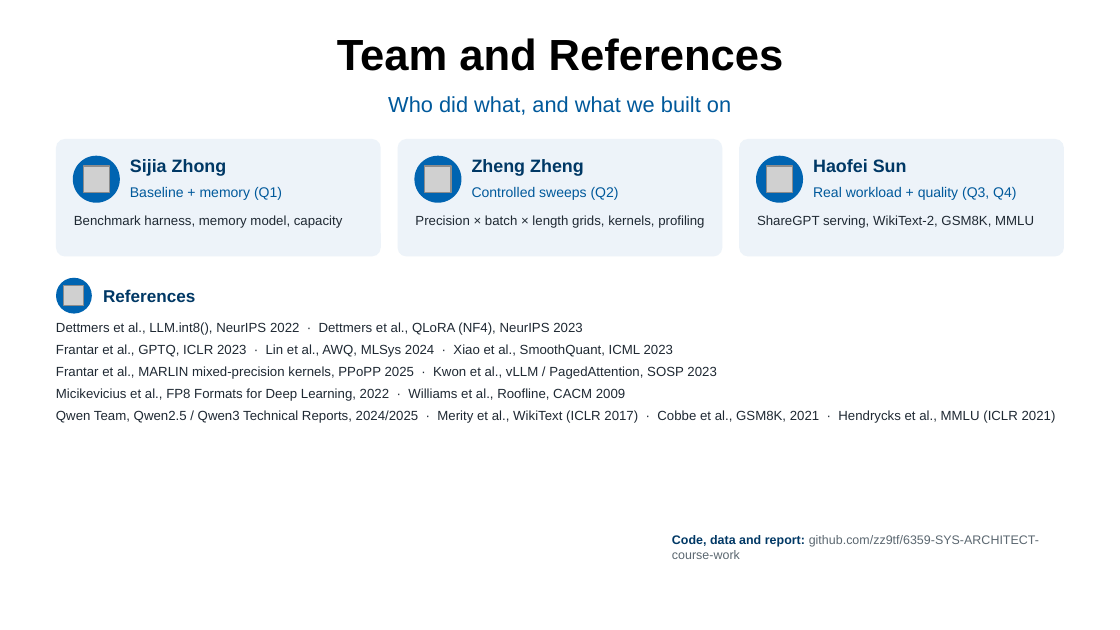
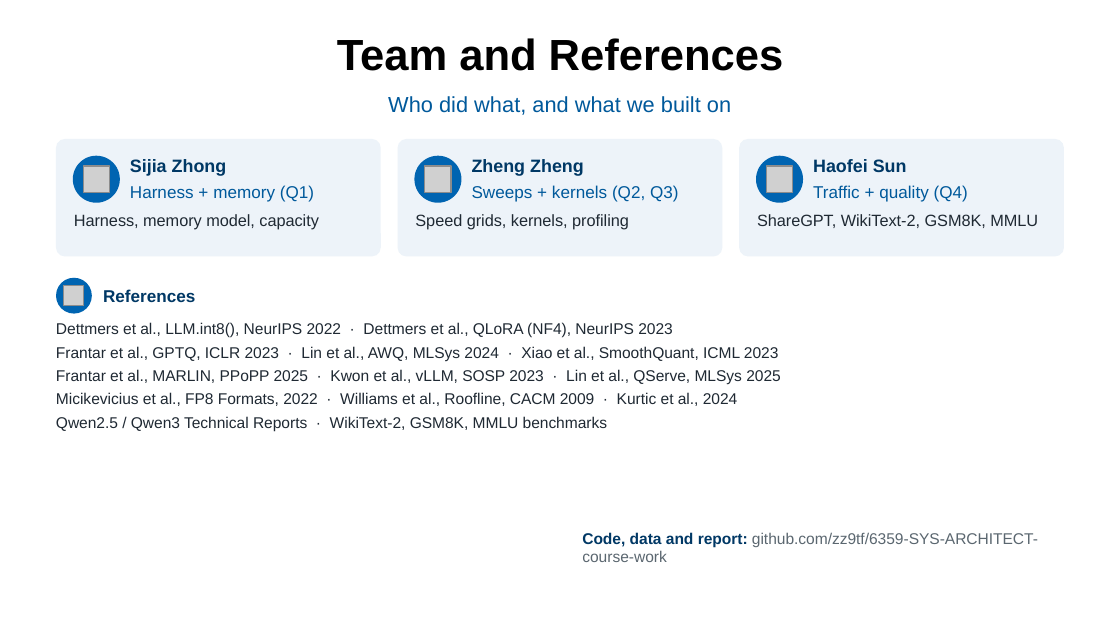
Before and after one commit to zz9tf/6359-SYS-ARCHITECT-course-work, a slide deck: slide 12 of final_project/slides/final_presentation.pptx. Drawn at 1120x630 pixels with LibreOffice and Linux fonts; fonts in the diff are those of the drawing; grey boxes stand for pictures; background and template pictures are left out. Boxes give left, top, right and bottom in pixels: in the first picture for what was removed or moved away, otherwise in the second. Text is boxed around its words. In the diff, an @@ line names an element or a change of style, - is before the commit and + after.

```diff
--- a/final_project/slides/final_presentation.pptx
+++ b/final_project/slides/final_presentation.pptx
@@ text at (130,185,314,202): text changed; size 9 to 11 pt @@
-Baseline + memory (Q1)
+Harness + memory (Q1)
@@ text at (472,185,679,202): text changed; size 9 to 11 pt @@
-Controlled sweeps (Q2)
+Sweeps + kernels (Q2, Q3)
@@ text at (813,185,968,202): text changed; size 9 to 11 pt @@
-Real workload + quality (Q3, Q4)
+Traffic + quality (Q4)
@@ text at (74,214,319,230): text changed; size 8.5 to 10.5 pt @@
-Benchmark harness, memory model, capacity
+Harness, memory model, capacity
@@ text at (415,214,629,230): text changed; size 8.5 to 10.5 pt @@
-Precision × batch × length grids, kernels, profiling
+Speed grids, kernels, profiling
@@ text at (757,214,1038,228): text changed; size 8.5 to 10.5 pt @@
-ShareGPT serving, WikiText-2, GSM8K, MMLU
+ShareGPT, WikiText-2, GSM8K, MMLU
@@ text at (56,322,779,361): size 8.5 to 10 pt in "Dettmers et al., LLM.int8(), NeurIPS 2022 · ...", "Frantar et al., GPTQ, ICLR 2023 · ..."; less space between paragraphs @@
@@ text at (56,369,781,431): text changed; size 8.5 to 10 pt @@
-Frantar et al., MARLIN mixed-precision kernels, PPoPP 2025 · Kwon et al., vLLM / PagedAttention, SOSP 2023
-Micikevicius et al., FP8 Formats for Deep Learning, 2022 · Williams et al., Roofline, CACM 2009
-Qwen Team, Qwen2.5 / Qwen3 Technical Reports, 2024/2025 · Merity et al., WikiText (ICLR 2017) · Cobbe et al., GSM8K, 2021 · Hendrycks et al., MMLU (ICLR 2021)
+Frantar et al., MARLIN, PPoPP 2025 · Kwon et al., vLLM, SOSP 2023 · Lin et al., QServe, MLSys 2025
+Micikevicius et al., FP8 Formats, 2022 · Williams et al., Roofline, CACM 2009 · Kurtic et al., 2024
+Qwen2.5 / Qwen3 Technical Reports · WikiText-2, GSM8K, MMLU benchmarks
@@ text "Code, data and report: github.com/zz9tf/6359-SYS-ARCHITECT-c ...": place and size @@
-text "Code, data and report: github.com/zz9tf/6359-SYS-ARCHITECT-c ..." at (672,535,1039,559)
+text "Code, data and report: github.com/zz9tf/6359-SYS-ARCHITECT-c ..." at (582,532,1038,562)
@@ text "Code, data and report: github.com/zz9tf/6359-SYS-ARCHITECT-c ..." at (582,532,1038,562): size 8 to 10 pt @@
```
Also in this commit, not shown: 10 other slides changed, 30 other files.
